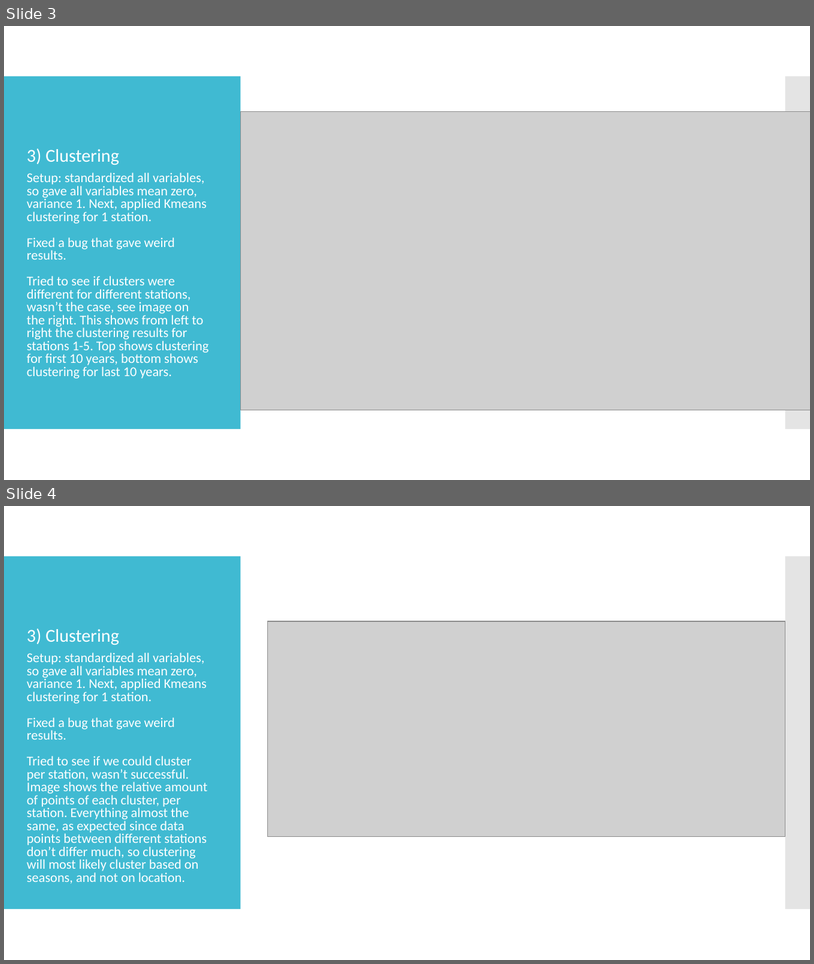
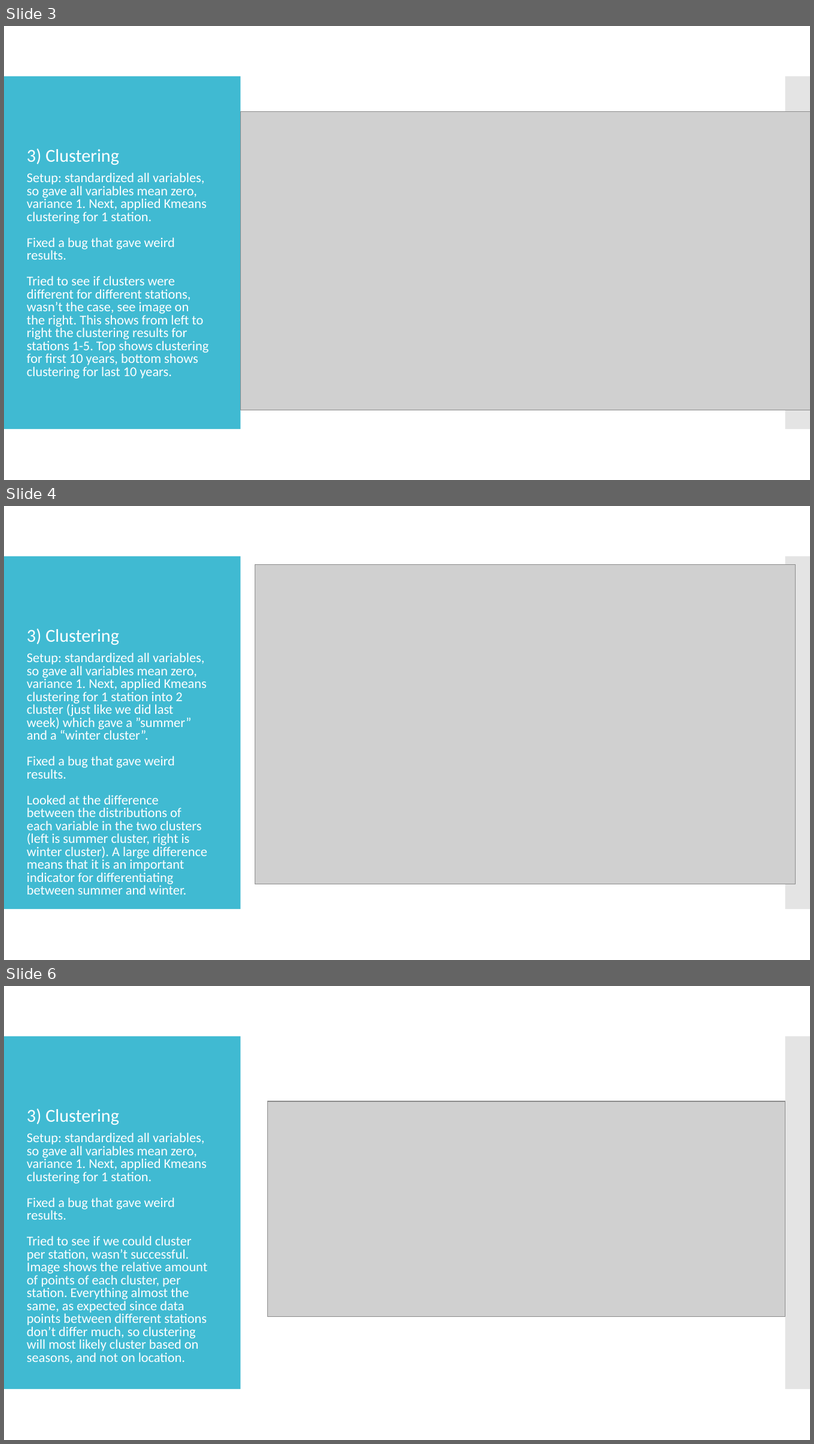
Before and after one commit to Deltares-Climate-Change/Deltares-Climate-Change, a slide deck: Presentations/Climate Change project update week 3.pptx. Shown one above the other, each under a label of ours: slides 3 and 4 before the commit, slides 3, 4 and 6 after it; the slides between them are not shown. The pictures are 814x964 and 814x1444 pixels, drawn with LibreOffice and Linux fonts; fonts in the diff are those of the drawing; grey boxes stand for pictures. Boxes give left, top, right and bottom in pixels: in the first picture for what was removed or moved away, otherwise in the second. Text is boxed around its words. In the diff, an @@ line names an element or a change of style, - is before the commit and + after.

Commit message:
added clustering variable comparison

```diff
--- a/Presentations/Climate Change project update week 3.pptx
+++ b/Presentations/Climate Change project update week 3.pptx
@@ slide 4 added at [4,506,810,960], background #FFFFFF; not listed: 2 template elements that a slide beside it also shows @@
@@ rectangle added at [4,506,810,960], fill #FFFFFF @@
@@ rectangle added at [4,556,240,909], fill #40BAD2 @@
@@ rectangle added at [786,556,810,909], fill #C8C8C8 at 49% opacity @@
@@ picture added at [255,564,796,884] @@
@@ title added at [27,628,119,645], 21.6 pt, text #FFFFFF @@
+3) Clustering
@@ text added at [27,652,207,894], 16 pt, text #FFFFFF @@
+Setup: standardized all variables, so gave all variables mean zero, variance 1. Next, applied Kmeans clustering for 1 station into 2 cluster (just like we did last week) which gave a ”summer” and a “winter cluster”.
+Fixed a bug that gave weird results.
+Looked at the difference between the distributions of each variable in the two clusters (left is summer cluster, right is winter cluster). A large difference means that it is an important indicator for differentiating between summer and winter.
@@ what was slide 4 is now slide 6 @@
```
Also in this commit, not shown: 1 other slide added.
